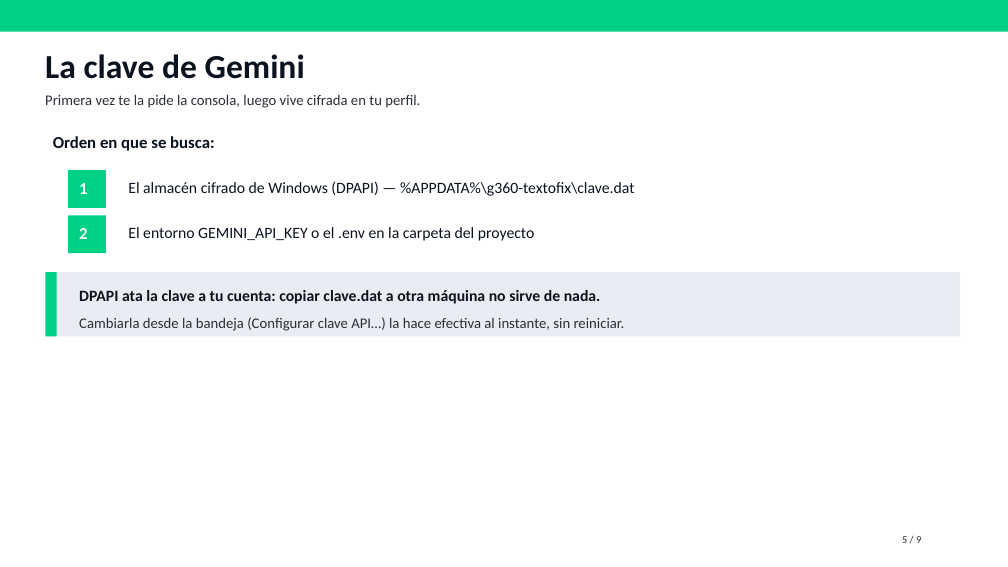
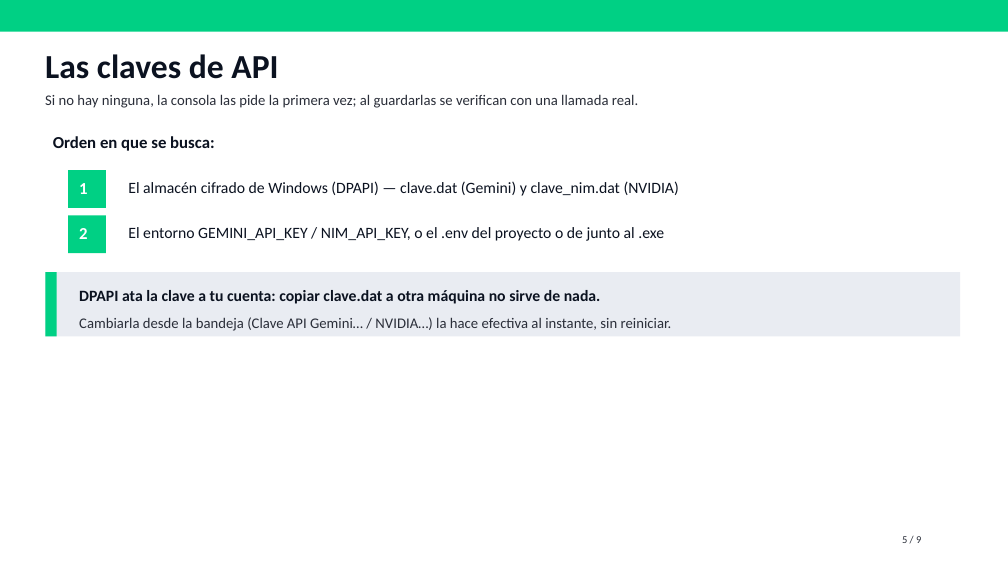
Before and after one commit to carloscus/g360-textofix, a slide deck: slide 6 of docs/manual-g360-textofix.pptx. Drawn at 1008x567 pixels with LibreOffice and Linux fonts; fonts in the diff are those of the drawing. Boxes give left, top, right and bottom in pixels: in the first picture for what was removed or moved away, otherwise in the second. Text is boxed around its words. In the diff, an @@ line names an element or a change of style, - is before the commit and + after.

Commit message:
docs: refleja nube (NVIDIA+Gemini), menu de claves y --probar-api

```diff
--- a/docs/manual-g360-textofix.pptx
+++ b/docs/manual-g360-textofix.pptx
@@ text at bbox=[45, 54, 278, 79]: text changed @@
-La clave de Gemini
+Las claves de API
@@ text at bbox=[45, 94, 638, 108]: text changed @@
-Primera vez te la pide la consola, luego vive cifrada en tu perfil.
+Si no hay ninguna, la consola las pide la primera vez; al guardarlas se verifican con una llamada real.
@@ text at bbox=[128, 181, 679, 196]: text changed @@
-El almacén cifrado de Windows (DPAPI) — %APPDATA%\g360-textofix\clave.dat
+El almacén cifrado de Windows (DPAPI) — clave.dat (Gemini) y clave_nim.dat (NVIDIA)
@@ text at bbox=[128, 227, 664, 241]: text changed @@
-El entorno GEMINI_API_KEY o el .env en la carpeta del proyecto
+El entorno GEMINI_API_KEY / NIM_API_KEY, o el .env del proyecto o de junto al .exe
@@ text at bbox=[79, 317, 672, 331]: text changed @@
-Cambiarla desde la bandeja (Configurar clave API…) la hace efectiva al instante, sin reiniciar.
+Cambiarla desde la bandeja (Clave API Gemini… / NVIDIA…) la hace efectiva al instante, sin reiniciar.
```
Also in this commit, not shown: 2 other slides changed, 3 other files.
